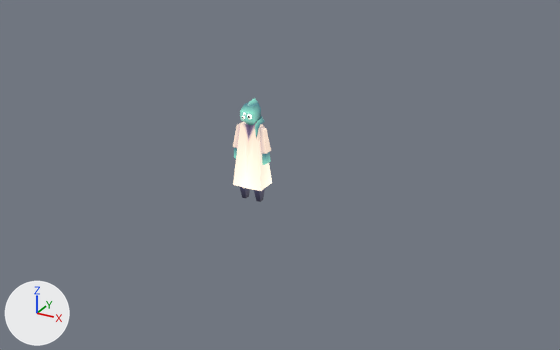
Two versions of the Blender file artwork/kids.blend, one commit apart.
Camera for both pictures: a 50 mm camera at (30.3, -50.3, 27.9) aimed at (2.4, 0.5, 2.5). Arrows for +X, +Y and +Z are at lower left; the lights stay in place. The older version comes first.

The first picture shows 'kid_body_F_L', 'kid_body_F_L_head' and 4 more.
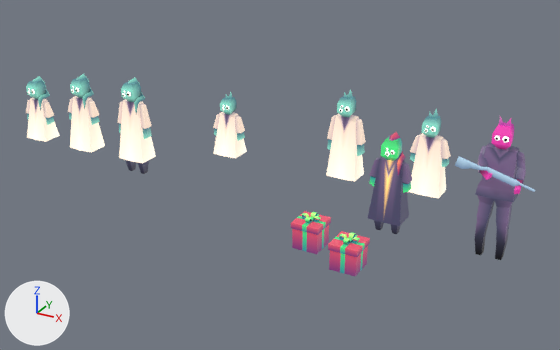
Location of each change, (x1, y1, x2, y2) in pixels of the pictures (560 x 350 px):
'gun', shown
    after: (455, 116, 535, 260)
'kid_body_F_L', moved
    before: (233, 122, 272, 191)
    after: (119, 99, 156, 163)
'kid_body_M.010', shown (blue)
    after: (368, 157, 409, 234)
'kid_body_M.002', shown
    after: (326, 114, 364, 182)
'kid_body_M', shown
    after: (408, 133, 446, 198)
'Present_Box', shown
    after: (291, 211, 331, 254)
'kid_body_M.016', shown
    after: (70, 96, 105, 153)
'kid_body_M.001', shown
    after: (213, 112, 247, 158)
'kid_body_F_L_head', moved
    before: (240, 98, 264, 138)
    after: (121, 77, 145, 114)
'kid_body_M.017', shown
    after: (27, 98, 60, 142)
'Present_Box_open', shown
    after: (329, 246, 368, 277)
'Present_Box_open_lid', shown
    after: (328, 231, 370, 257)
'kid_body_Arm_Left', moved
    before: (260, 126, 271, 165)
    after: (139, 103, 152, 139)
'kid_body_M.015', shown (green)
    after: (381, 132, 406, 175)
'kid_body_M.026', shown (cyan)
    after: (70, 74, 94, 109)
'kid_body_M.027', shown (cyan)
    after: (26, 76, 50, 111)
'kid_body_M.011', shown
    after: (422, 109, 441, 138)
'kid_body_M.012', shown
    after: (337, 89, 356, 118)
'kid_body_M.007', shown
    after: (356, 118, 366, 156)
'kid_body_M.009', shown
    after: (220, 92, 237, 115)
'kid_body_M.014', shown
    after: (401, 162, 412, 193)
'kid_body_Arm_Right', moved
    before: (233, 123, 240, 158)
    after: (118, 101, 123, 133)
'kid_body_M.004', shown
    after: (441, 138, 451, 167)
'kid_body_M.020', shown
    after: (88, 99, 100, 125)
'kid_body_Feet_Left', moved
    before: (254, 188, 265, 202)
    after: (138, 160, 149, 174)
'kid_body_M.006', shown
    after: (235, 115, 245, 141)
'kid_body_M.022', shown
    after: (43, 101, 54, 125)
'kid_body_Feet_Right', moved
    before: (239, 186, 250, 198)
    after: (126, 160, 136, 171)
'kid_body_M.013', shown
    after: (369, 158, 380, 186)
'kid_body_M.008', shown
    after: (327, 115, 336, 150)
'kid_body_M.003', shown
    after: (410, 135, 420, 162)
'kid_body_M.005', shown
    after: (213, 113, 220, 135)
'kid_body_M.019', shown
    after: (68, 98, 73, 120)
'kid_body_M.021', shown
    after: (26, 100, 30, 119)

What the commit changed:
Object 'kid_body_M' (ob_kid_body_m) is now shown.
Object 'kid_body_M.001' (ob_kid_body_m_001) is now shown.
Object 'kid_body_M.001' (ob_kid_body_m_001) moves from (-5.55, 0.0, 0.05) to (-5.55, 5.3, 0.05).
Object 'kid_body_M.002' (ob_kid_body_m_002) is now shown.
Object 'kid_body_M.002' (ob_kid_body_m_002) moves from (5.97, 0.0, 0.05) to (5.97, 5.3, 0.05).
Object 'kid_body_M.003' (ob_kid_body_m_003) is now shown.
Object 'kid_body_M.004' (ob_kid_body_m_004) is now shown.
Object 'kid_body_M.005' (ob_kid_body_m_005) is now shown.
Object 'kid_body_M.005' (ob_kid_body_m_005) moves from (-6.32, 0.0, 4.56) to (-6.32, 5.3, 4.56).
Object 'kid_body_M.006' (ob_kid_body_m_006) is now shown.
Object 'kid_body_M.006' (ob_kid_body_m_006) moves from (-4.79, 0.0, 4.56) to (-4.79, 5.3, 4.56).
Object 'kid_body_M.007' (ob_kid_body_m_007) is now shown.
Object 'kid_body_M.007' (ob_kid_body_m_007) moves from (6.83, 0.0, 6.42) to (6.83, 5.3, 6.42).
Object 'kid_body_M.008' (ob_kid_body_m_008) is now shown.
Object 'kid_body_M.008' (ob_kid_body_m_008) moves from (5.11, 0.0, 6.42) to (5.11, 5.3, 6.42).
Object 'kid_body_M.009' (ob_kid_body_m_009) is now shown.
Object 'kid_body_M.009' (ob_kid_body_m_009) moves from (-5.55, 0.0, 0.05) to (-5.55, 5.3, 0.05).
Object 'kid_body_M.011' (ob_kid_body_m_011) is now shown.
Object 'kid_body_M.012' (ob_kid_body_m_012) is now shown.
Object 'kid_body_M.012' (ob_kid_body_m_012) moves from (5.97, 0.0, 0.05) to (5.97, 5.3, 0.05).
Object 'kid_body_M.010' (ob_kid_body_m_010) is now shown.
Object 'kid_body_M.013' (ob_kid_body_m_013) is now shown.
Object 'kid_body_M.014' (ob_kid_body_m_014) is now shown.
Object 'kid_body_M.015' (ob_kid_body_m_015) is now shown.
Object 'kid_body_M.016' (ob_kid_body_m_016) is now shown.
Object 'kid_body_M.017' (ob_kid_body_m_017) is now shown.
Object 'kid_body_F_L' (ob_kid_body_f_l) moves from (0.0, 0.0, 0.0) to (-12.0, 0.0, 0.0).
Object 'kid_body_M.019' (ob_kid_body_m_019) is now shown.
Object 'kid_body_M.020' (ob_kid_body_m_020) is now shown.
Object 'kid_body_M.021' (ob_kid_body_m_021) is now shown.
Object 'kid_body_M.022' (ob_kid_body_m_022) is now shown.
Object 'kid_body_M.026' (ob_kid_body_m_026) is now shown.
Object 'kid_body_M.027' (ob_kid_body_m_027) is now shown.
Object 'gun' (ob_gun) is now shown.
Object 'Present_Box' (ob_present_box) is now shown.
Object 'Present_Box_open_lid' (ob_present_box_open_lid) is now shown.
Object 'Present_Box_open' (ob_present_box_open) is now shown.
